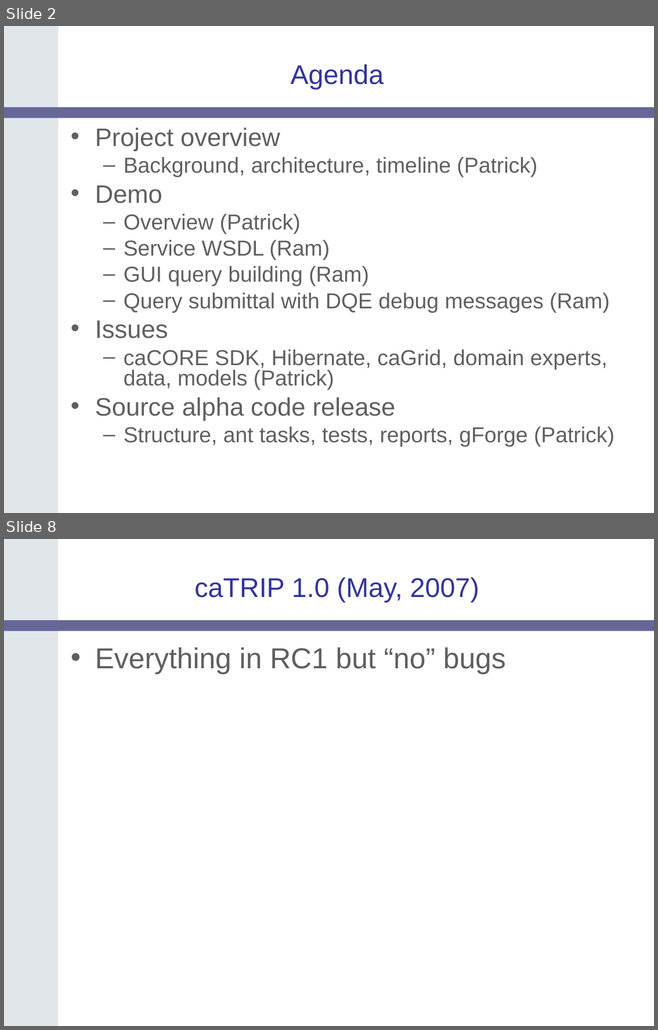
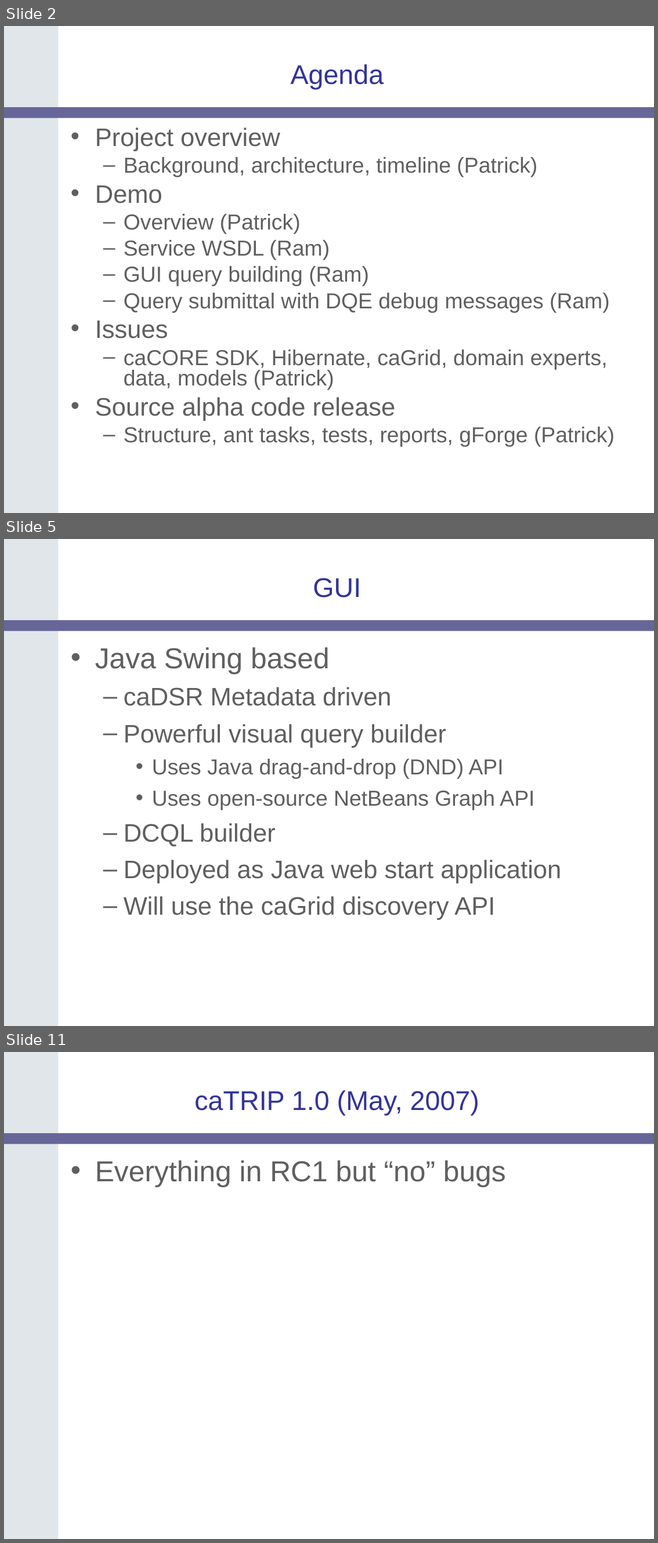
Before and after one commit to NCIP/catrip, a slide deck: catrip/documentation/presentations/catrip_alpha_demo_2006_08_11/catrip_alpha_demo_2006_08_11.ppt. Shown one above the other, each under a label of ours: slides 2 and 8 before the commit, slides 2, 5 and 11 after it; the slides between them are not shown. The pictures are 658x1030 and 658x1543 pixels, drawn with LibreOffice and Linux fonts; fonts in the diff are those of the drawing; background and template pictures are left out. Boxes give left, top, right and bottom in pixels: in the first picture for what was removed or moved away, otherwise in the second. Text is boxed around its words. In the diff, an @@ line names an element or a change of style, - is before the commit and + after.

```diff
--- a/catrip/documentation/presentations/catrip_alpha_demo_2006_08_11/catrip_alpha_demo_2006_08_11.ppt
+++ b/catrip/documentation/presentations/catrip_alpha_demo_2006_08_11/catrip_alpha_demo_2006_08_11.ppt
@@ slide 5 added at <box>4,539,654,1026</box>, background #FFFFFF; not listed: 2 template elements that a slide beside it also shows @@
@@ title added at <box>313,578,361,598</box>, 30 pt, text #333399 @@
+GUI
@@ text added at <box>95,647,561,920</box>, 28 pt, text #5F5F5F @@
+• Java Swing based
+  – caDSR Metadata driven
+  – Powerful visual query builder
+    • Uses Java drag-and-drop (DND) API
+    • Uses open-source NetBeans Graph API
+  – DCQL builder
+  – Deployed as Java web start application
+  – Will use the caGrid discovery API
@@ what was slide 8 is now slide 11 @@
```
Also in this commit, not shown: 9 slides changed, 3 other slides added, 2 slides removed.
